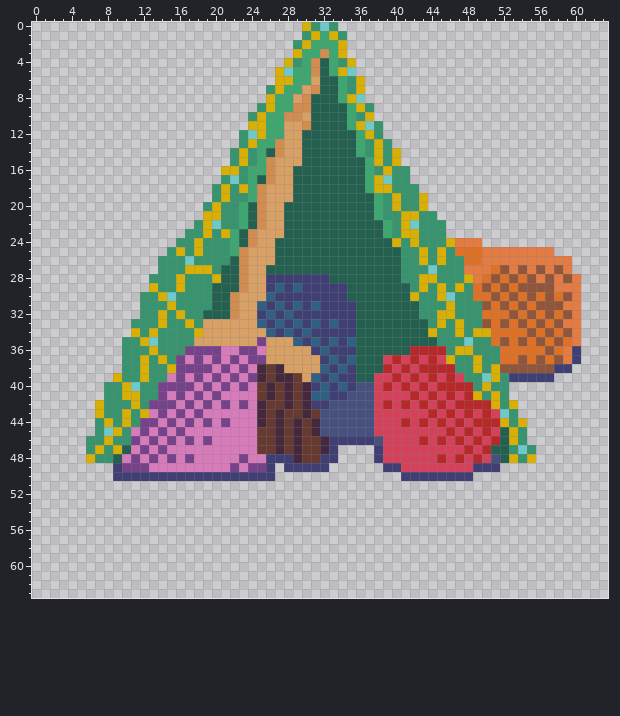
Edited in one commit: pixel-art sprite (Rock_Paper_Scissors/Assets/Sprites/Units/Buildings/Pillow Outpost.png). Above, as it was before the edit.
The file is 64x64 pixels.
And afterwards:
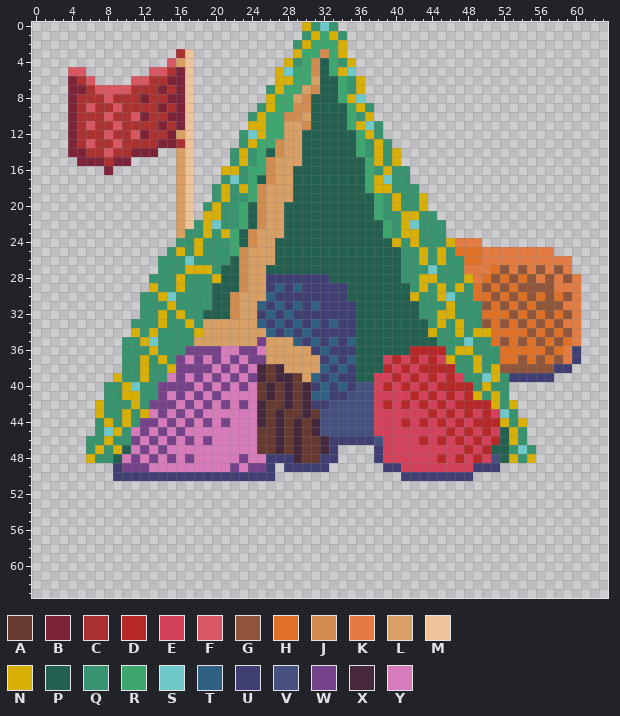
Palette (. is transparent): A #663931  B #7d2439  C #ac3232  D #b72929  E #d4415a  F #d95763  G #8f563b  H #df7126  J #d38c4f  K #e37b43  L #d9a066  M #eec39a  N #d8af04  P #24604f  Q #37946e  R #3ea770  S #6fc9c9  T #306082  U #3f3f74  V #465180  W #76428a  X #45283c  Y #d77bba
The edit:
y 3: x 16..17 .. -> CM
y 4: x 15..17 ... -> FLM
y 5: x 4..5 .. -> FF; x 13..17 ..... -> FFCBM
y 6: x 4..6 ... -> BCF; x 11..17 ....... -> FFCCBBM
y 7: x 4..17 .............. -> BBCFFFFCCCBCBM
y 8: x 4..17 .............. -> BCCCFCCCBCCBBM
y 9: x 4..17 .............. -> BCFCCFCCCCBCBM
y 10: x 4..17 .............. -> BCCCFCCFBCCBBM
y 11: x 4..17 .............. -> BCFCCFCCCCBCBM
y 12: x 4..17 .............. -> BCCCFCCFBCCBLM
y 13: x 4..17 .............. -> BCFCCFCCCCBBCM
y 14: x 4..13 .......... -> BBCCFCCBBB; x 16..17 .. -> LM
y 15: x 5..10 ...... -> BBBCBB; x 16..17 .. -> LM
y 16: x 8 . -> B; x 16..17 .. -> LM
y 17..22: x 16..17 .. -> LM
y 23: x 16 . -> L
